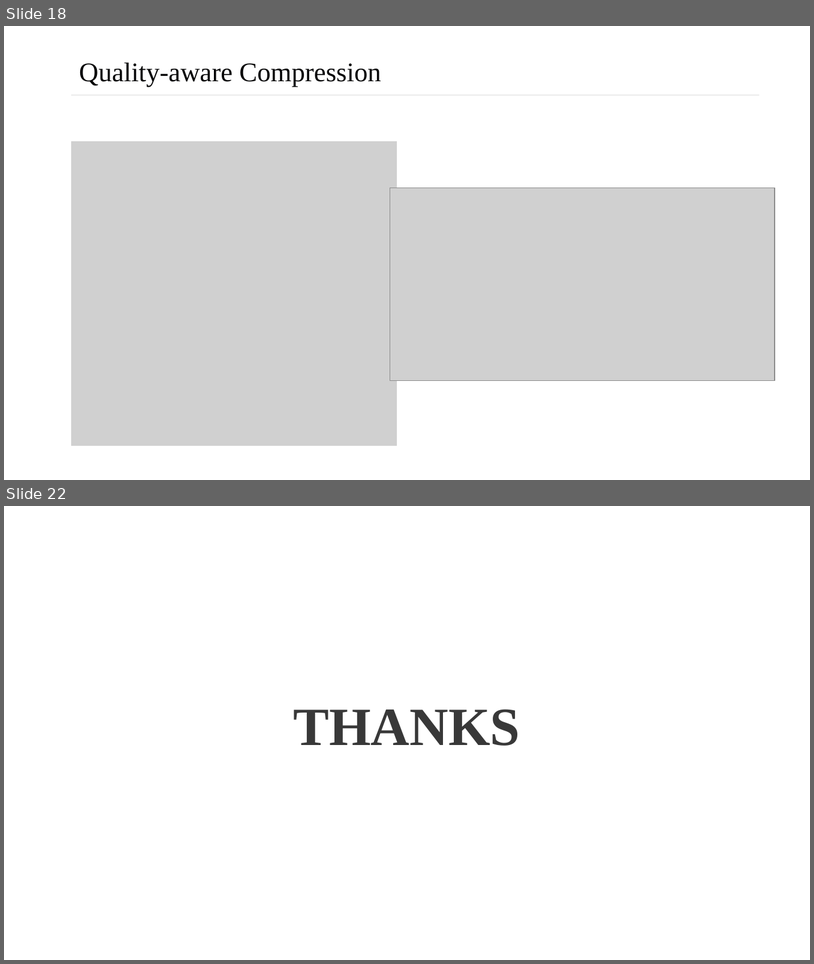
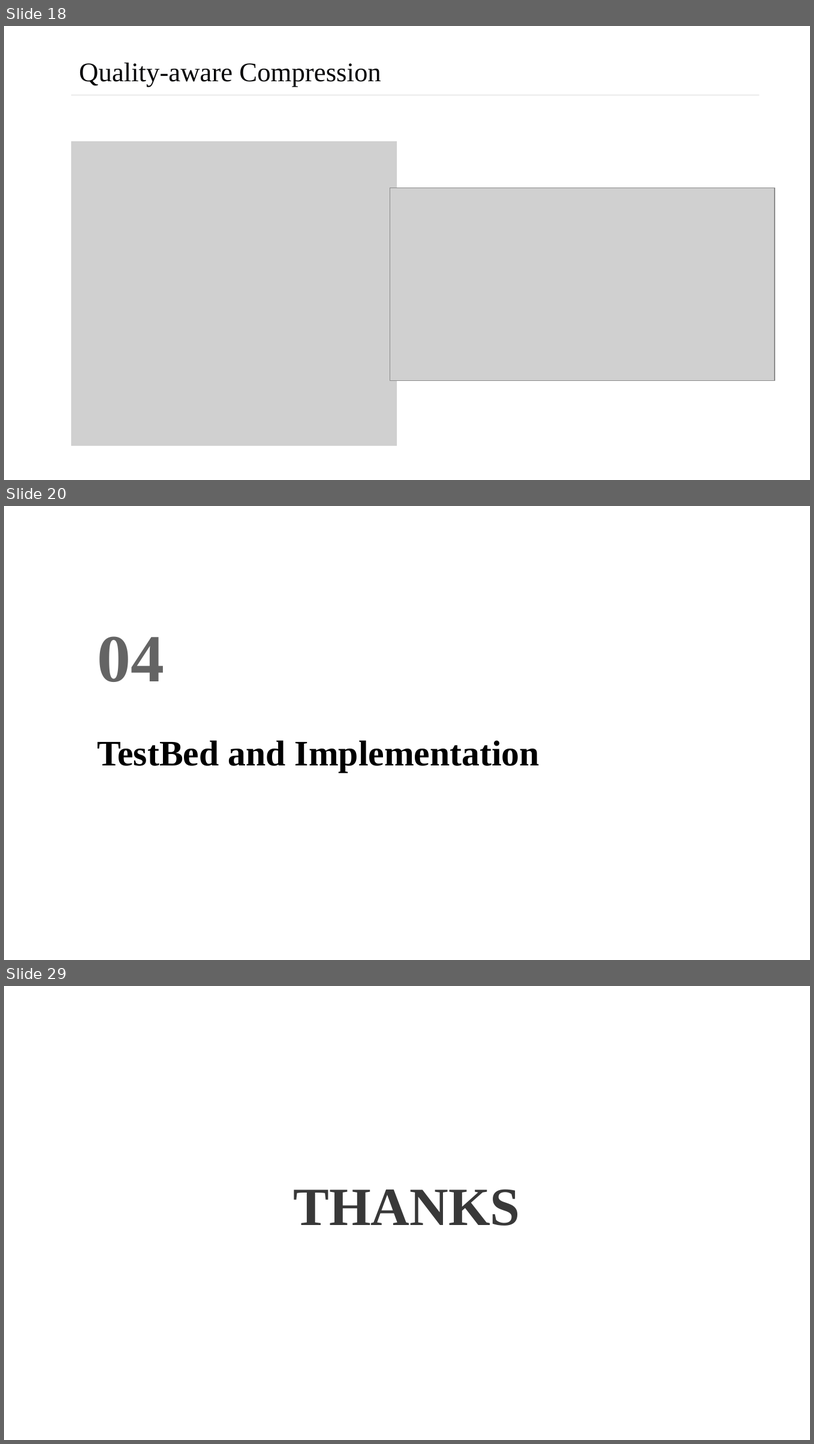
Before and after one commit to cseuconn/CSE-2024-Fall-OS, a slide deck: Kexin_Ricky_Dawei_John/Accelerating Trasformers via Multi-tiered Memory.pptx. Shown one above the other, each under a label of ours: slides 18 and 22 before the commit, slides 18, 20 and 29 after it; the slides between them are not shown. The pictures are 814x964 and 814x1444 pixels, drawn with LibreOffice and Linux fonts; fonts in the diff are those of the drawing; grey boxes stand for pictures. Boxes give left, top, right and bottom in pixels: in the first picture for what was removed or moved away, otherwise in the second. Text is boxed around its words. In the diff, an @@ line names an element or a change of style, - is before the commit and + after.

```diff
--- a/Kexin_Ricky_Dawei_John/Accelerating Trasformers via Multi-tiered Memory.pptx
+++ b/Kexin_Ricky_Dawei_John/Accelerating Trasformers via Multi-tiered Memory.pptx
@@ slide 20 added at (x1=4, y1=506, x2=810, y2=960), background #FFFFFF @@
@@ text added at (x1=97, y1=636, x2=164, y2=682), 60 pt, text #646464, bold @@
+04
@@ text added at (x1=97, y1=740, x2=540, y2=772), 32 pt, text #000000, bold @@
+TestBed and Implementation
@@ what was slide 22 is now slide 29 @@
```
Also in this commit, not shown: 6 slides changed, 6 other slides added.
